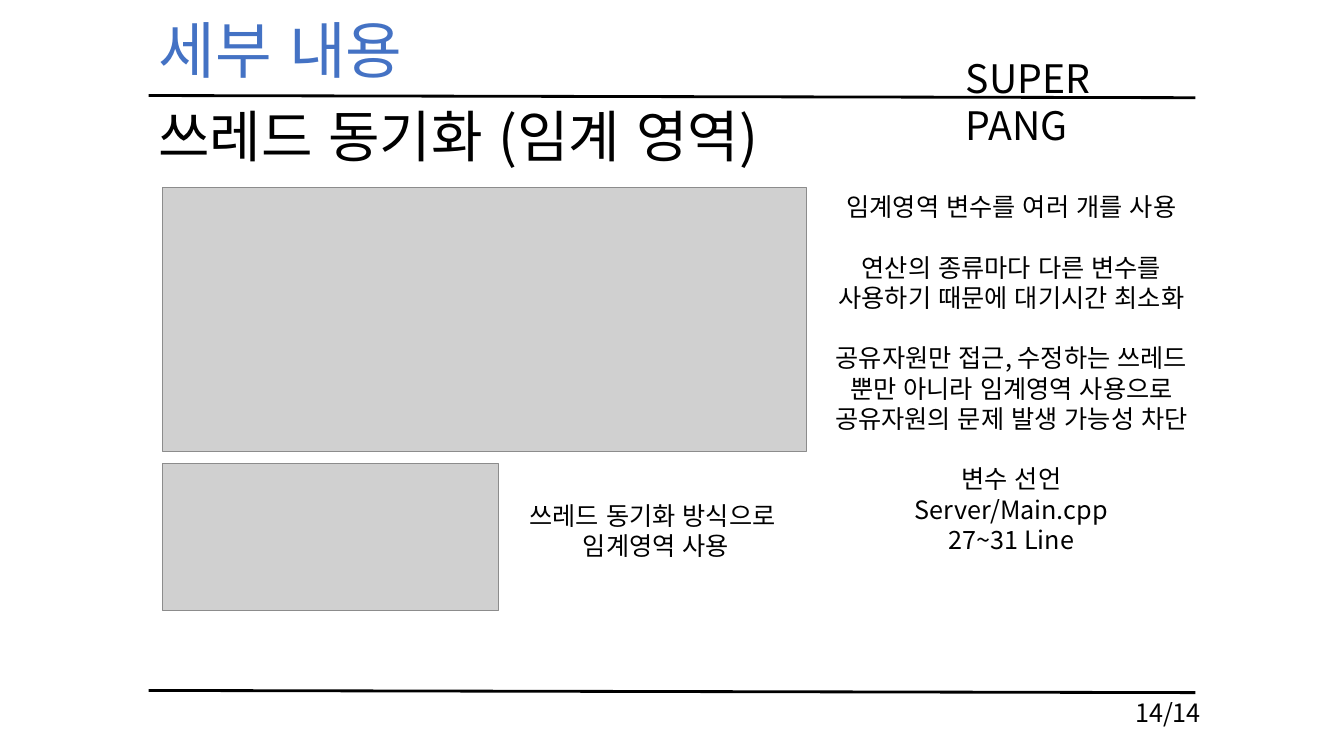
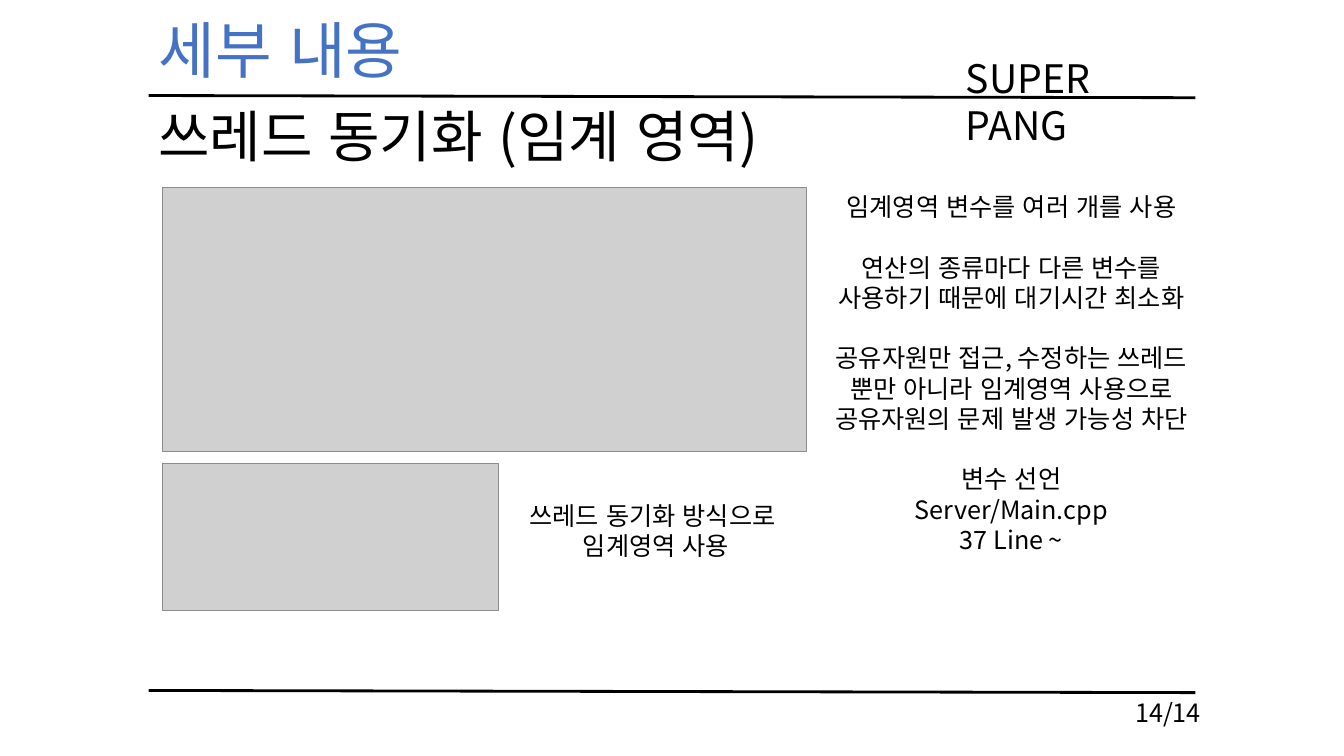
Before and after one commit to KimHaYoon/NetworkGamePrograming, a slide deck: slide 15 of 네트워크 게임 프로그래밍 레포트.pptx (slide 14 before the commit). Drawn at 1344x756 pixels with LibreOffice and Linux fonts; fonts in the diff are those of the drawing; grey boxes stand for pictures. Boxes give left, top, right and bottom in pixels: in the first picture for what was removed or moved away, otherwise in the second. Text is boxed around its words. In the diff, an @@ line names an element or a change of style, - is before the commit and + after.

```diff
--- a/네트워크 게임 프로그래밍 레포트.pptx
+++ b/네트워크 게임 프로그래밍 레포트.pptx
@@ text at box(960, 529, 1043, 550): text changed @@
-27~31 Line
+37 Line ~
```
Also in this commit, not shown: 7 other slides changed, 1 slide added.
